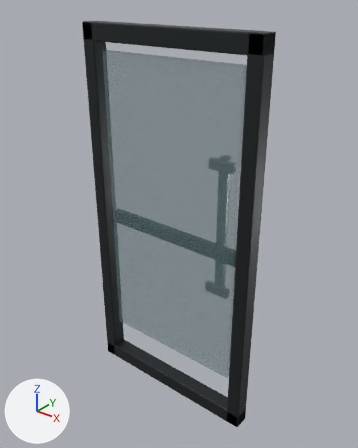
The Blender file Tools/modelgen/source/exterior_glass_door_leaf.blend: old version first, new version second.
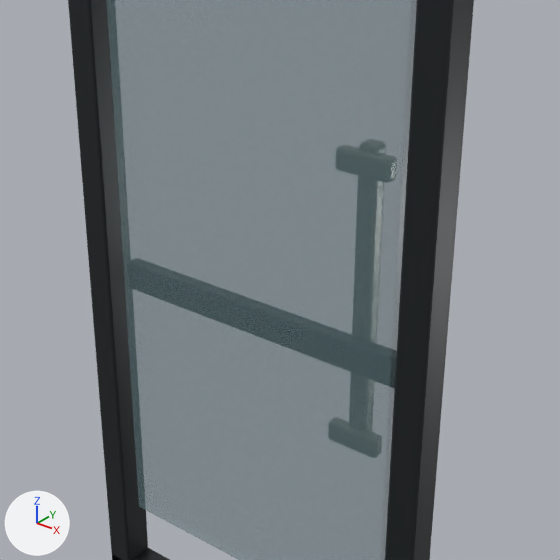
There are two pictures of each version: one whole from a camera (50 mm lens) standing at (1.391, -1.664, 2.056) and looking at (0.023, 0.046, 0.996), one close up on the part from 16% to 87% of the width and 20% to 77% of the height. Lighting does not change. The marker at lower left points along +X, +Y and +Z. The first two pictures are the older version.

Script lines for the objects in view, before the commit:
```python
me_cube_013 = bpy.data.meshes.new('Cube.013')
me_cube_013.from_pydata(...)  # 560 vertices, 540 faces; spans x -0.47..0.47, y -0.04..0.11, z 0.0..1.9
# faces by material slot: [54, 270, 54, 162]
me_cube_013.materials.append(mat_smoky_storefront_glass)  # greyish cyan #6f8a8f
me_cube_013.materials.append(mat_dark_anodized_aluminum_frame)  # dark grey #2e3335
me_cube_013.materials.append(mat_black_rubber_door_gasket)  # black #111315
me_cube_013.materials.append(mat_worn_stainless_pull_bar)  # grey #858884
ob_exterior_glass_door_leaf = bpy.data.objects.new('exterior_glass_door_leaf', me_cube_013)
ob_exterior_glass_door_leaf.location = (0.0, 0.0, 0.0)
```
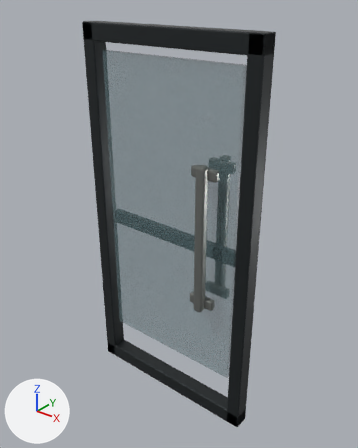
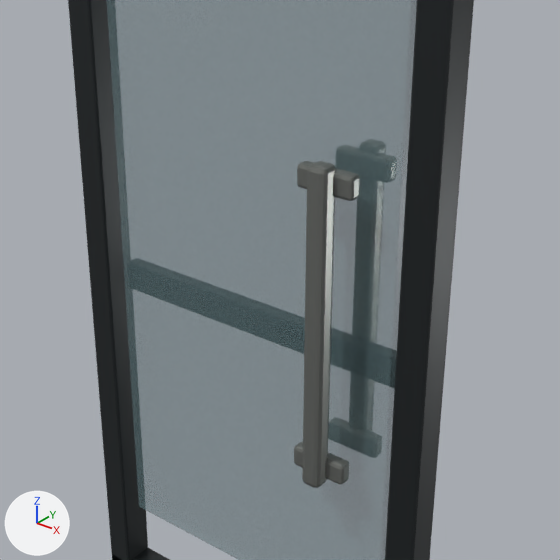
Commit message: added door models

What differs and where, as boxes (x1, y1, x2, y2) in the close-ups (560 x 560 px):
part 1 of me_cube_013, added
    after: (302, 161, 336, 488)
part 2 of me_cube_013, added
    after: (297, 161, 360, 201)
part 3 of me_cube_013, added
    after: (294, 442, 349, 484)

Patch to the scene script:
```diff
--- a/Tools/modelgen/source/exterior_glass_door_leaf.blend.py
+++ b/Tools/modelgen/source/exterior_glass_door_leaf.blend.py
@@ me_cube_013 @@
 # used by ob_exterior_glass_door_leaf; location = (0.0, 0.0, 0.0)
-me_cube_013.from_pydata(...)  # 560 vertices, 540 faces; spans x -0.47..0.47, y -0.04..0.11, z 0.0..1.9
+me_cube_013.from_pydata(...)  # 728 vertices, 702 faces; spans x -0.47..0.47, y -0.11..0.11, z 0.0..1.9
+# me_cube_013 part 1: the loose piece of 56 vertices spanning x 0.23..0.27, y 0.06..0.11, z 0.66..1.38 is copied, and the copy is moved by (0.0, -0.17, 0.0); it spans x 0.23..0.27, y -0.11..-0.06, z 0.66..1.38
+# me_cube_013 part 2: the loose piece of 56 vertices spanning x 0.19..0.31, y 0.05..0.08, z 1.32..1.37 is copied, and the copy is moved by (0.0, -0.13, 0.0); it spans x 0.19..0.31, y -0.08..-0.05, z 1.32..1.37
+# me_cube_013 part 3: the loose piece of 56 vertices spanning x 0.19..0.31, y 0.05..0.08, z 0.67..0.73 is copied, and the copy is moved by (0.0, -0.13, 0.0); it spans x 0.19..0.31, y -0.08..-0.05, z 0.67..0.73
 me_cube_013.materials.append(mat_smoky_storefront_glass)
```
